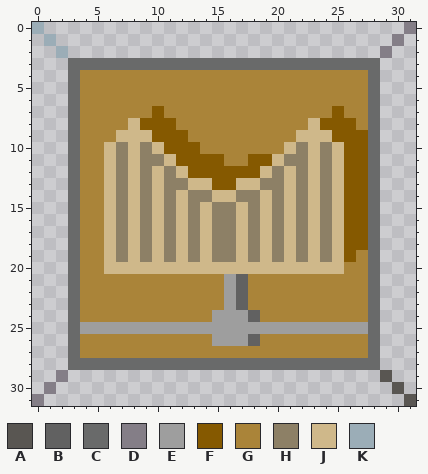
Edited in one commit: pixel-art file (RawArt/Art Material/electronic/bridge.aseprite). The first picture shows the starting point.
32x32 pixels, 1 frame.
Visible layers, top first: "bridge core", "background".
Palette (. is transparent): A #595652  B #616161  C #696a6a  D #847e87  E #9e9e9e  F #855900  G #aa8439  H #8d8066  J #cfb88a  K #9badb7
Pixels before, first column x 0:
 0 K..............................D
 1 .K............................D.
 2 ..K..........................D..
 3 ...CCCCCCCCCCCCCCCCCCCCCCCCCC...
 4 ...CGGGGGGGGGGGGGGGGGGGGGGGGC...
 5 ...CGGGGGGGGGGGGGGGGGGGGGGGGC...
 6 ...CGGGGGGGGGGGGGGGGGGGGGGGGC...
 7 ...CGGGGGGFGGGGGGGGGGGGGGFGGC...
 8 ...CGGGGJFFFGGGGGGGGGGGJFFFGC...
 9 ...CGGGJJJFFFGGGGGGGGGJJJFFFC...
10 ...CGGJHJHJFFFGGGGGGGJHJHJFFC...
11 ...CGGJHJHHJFFFFGGFFJHHJHJFFC...
12 ...CGGJHJHJHJFFFFFFJHJHJHJFFC...
13 ...CGGJHJHJHHJJFFJJHHJHJHJFFC...
14 ...CGGJHJHJHJHHJJHHJHJHJHJFFC...
15 ...CGGJHJHJHJHJHHJHJHJHJHJFFC...
16 ...CGGJHJHJHJHJHHJHJHJHJHJFFC...
17 ...CGGJHJHJHJHJHHJHJHJHJHJFFC...
18 ...CGGJHJHJHJHJHHJHJHJHJHJFFC...
19 ...CGGJHJHJHJHJHHJHJHJHJHJFGC...
20 ...CGGJJJJJJJJJJJJJJJJJJJJGGC...
21 ...CGGGGGGGGGGGGEBGGGGGGGGGGC...
22 ...CGGGGGGGGGGGGEBGGGGGGGGGGC...
23 ...CGGGGGGGGGGGGEBGGGGGGGGGGC...
24 ...CGGGGGGGGGGGEEEBGGGGGGGGGC...
25 ...CEEEEEEEEEEEEEEEEEEEEEEEEC...
26 ...CGGGGGGGGGGGEEEBGGGGGGGGGC...
27 ...CGGGGGGGGGGGGGGGGGGGGGGGGC...
28 ...CCCCCCCCCCCCCCCCCCCCCCCCCC...
29 ..D..........................A..
30 .D............................A.
31 D..............................A
Now the later version:
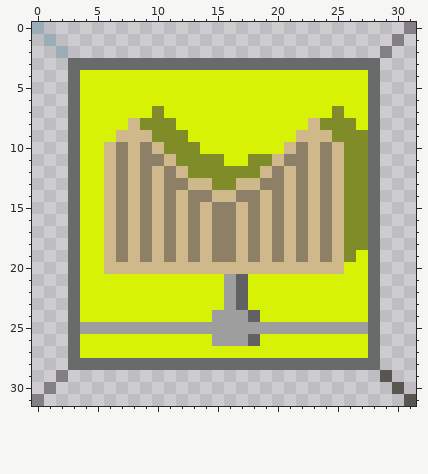
Diff:
colour F: #855900 -> #808c27
colour G: #aa8439 -> #d7f205
